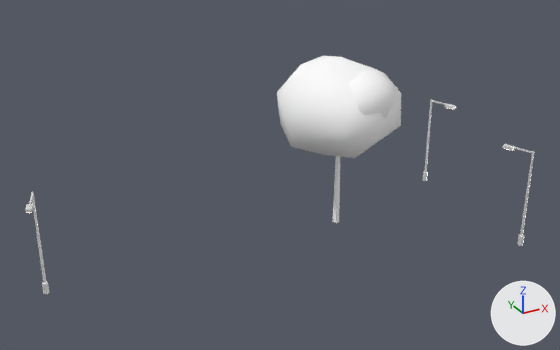
Renders of the glTF model cities/arlov-borggatan/pack/tiles/c8_10.glb from each side of a commit.
Rendered twice from a 50 mm camera at (496.4, 608.4, 27.8) aimed at (514.8, 641.8, 11.1). The lights are fixed; the arrows at lower right show +X, +Y and +Z. The first picture is the older version. Where no turn or scale is listed for an object, it has been applied to the vertices.

In view in the first picture: 'SM_Street_Furniture_8_10', 'SM_Trees_8_10'.
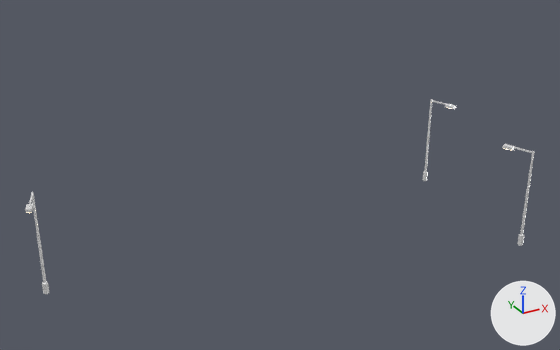
The newer file is also turned or shifted as a whole; pictures and numbers use the older file's frame.

Location of each change, (x1, y1, x2, y2) in pixels of the pictures (560 x 350 px):
'SM_Trees_8_10', deleted
    before: (277, 56, 401, 223)
    faces in mat_m_leaf (white #ffffff): (277, 56, 401, 158)
    faces in mat_m_bark_wood (white #ffffff): (333, 156, 340, 223)

Edits to the bpy script that builds the scene:
```text
Remove ob_sm_trees_8_10:
    ob_sm_trees_8_10 = bpy.data.objects.new('SM_Trees_8_10', me_sm_trees_8_10)
    ob_sm_trees_8_10.location = (519.7, 643.64, 11.28)
```
